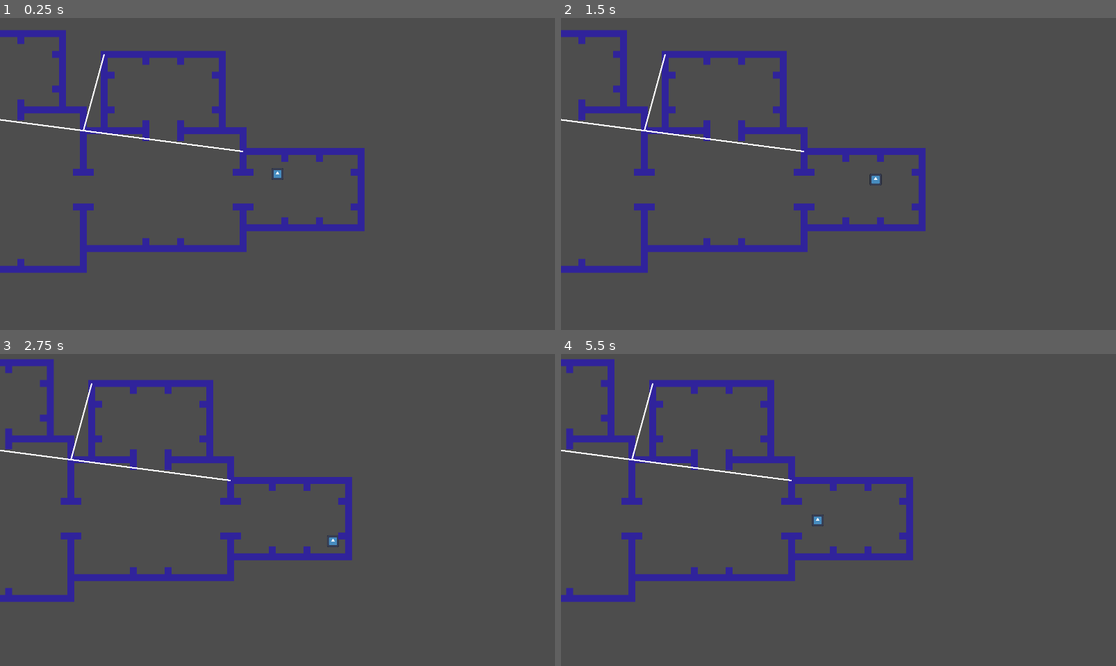
Above: before the commit, frames 1-4 (two rows, left to right).
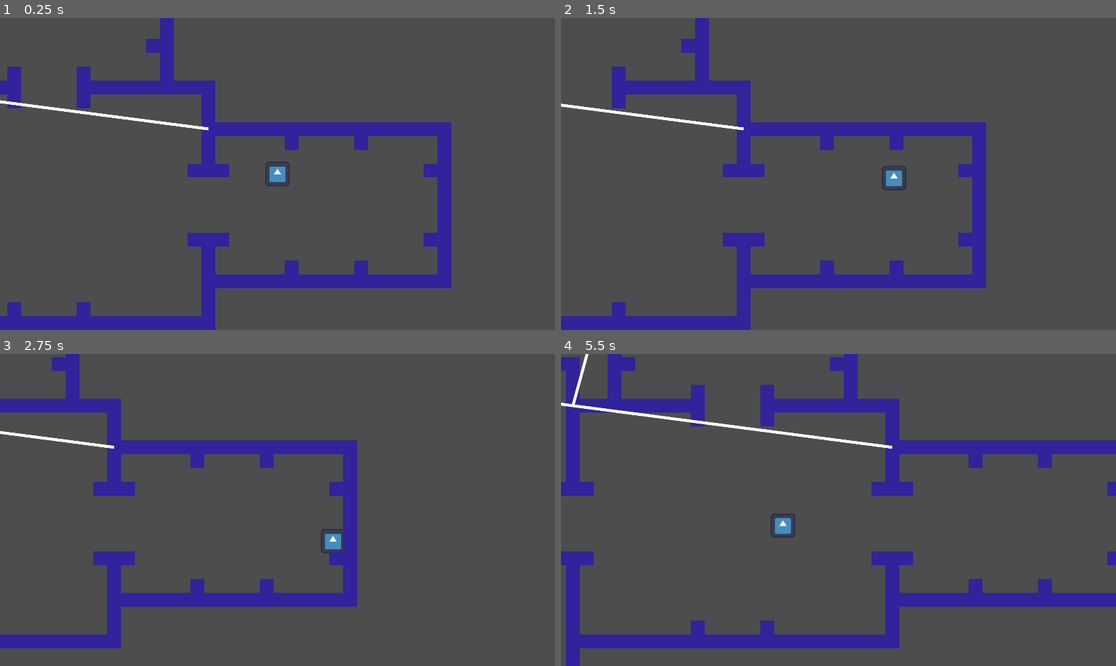
Above: after the commit, the same moments.

Repository: RainbowAsteroids/roll-with-the-pollution
Game: Godot game, scene res://test_scene.tscn
The game is run twice, just before and just after one commit, with the same random seed, the same clock (stepped at 60 frames per second) and the same inputs. The engine's default icon, where the game draws it, is replaced by a stand-in: a white triangle on a blue panel in a dark square.
Inputs (mouse positions are in pixels of both pictures, inside the frame that each line leads up to):
- Up to frame 1 (0.25 s): no input
- Up to frame 2 (1.5 s): tap Enter at 0.5 s; move the mouse to (960, 158) at 0.52 s; hold D (move_right) 0.53-1.28 s; click (960, 158) at 0.6 s; move the mouse to (727, 189) at 1.27 s; hold S (move_down) from 1.28 s (still down); click (727, 189) at 1.35 s
- Up to frame 3 (2.75 s): move the mouse to (333, 441) at 2.02 s; release S (move_down) at 2.03 s; hold D (move_right) from 2.03 s (still down); click (333, 441) at 2.1 s
- Up to frame 4 (5.5 s): move the mouse to (810, 572) at 2.77 s; release D (move_right) at 2.78 s; hold W (move_up) 2.78-3.53 s; click (810, 572) at 2.85 s; move the mouse to (1005, 556) at 3.52 s; hold A (move_left) 3.53-5.03 s; click (1005, 556) at 3.6 s; move the mouse to (672, 463) at 4.27 s; click (672, 463) at 4.35 s; move the mouse to (866, 510) at 5.02 s; hold S (move_down) from 5.03 s (still down); click (866, 510) at 5.1 s

The runs differ from the first frame. In frame 1, 18% of the frame differs, in the area x 0-82%, y 0-100%; in frame 2, 16%; in frame 3, 15%; in frame 4, 20%, in the area x 0-100%, y 0-100%.

Commit message:
Changed movement system
Made level bigger

Diff:
--- a/PatternContainer.gd
+++ b/PatternContainer.gd
@@ -1,7 +1,7 @@
 extends TileMap
 class_name MapGenerator
 
-var world_gen_passes = 3
+var world_gen_passes = 10
 
 var sections: Array[Section] = []
 
--- a/Player/Player.gd
+++ b/Player/Player.gd
@@ -1,7 +1,7 @@
 extends CharacterBody2D
 
-@export var acceleration = 2750
-@export var friction = 0.13
+@export var acceleration = 650
+@export var friction = 0.03
 @export var max_speed = 6000
 
 func _physics_process(delta: float):
@@ -19,7 +19,7 @@
         velocity = velocity.normalized() * max_speed
     move_and_slide()
 
-    velocity = lerp(velocity, Vector2(), friction)
+    velocity -= velocity * friction * delta
     if velocity.length() < 1:
         velocity = Vector2()
 
--- a/Player/Player.tscn
+++ b/Player/Player.tscn
@@ -17,6 +17,5 @@
 shape = SubResource("RectangleShape2D_hvo4o")
 
 [node name="Camera2D" type="Camera2D" parent="."]
-zoom = Vector2(0.5, 0.5)
 drag_horizontal_enabled = true
 drag_vertical_enabled = true
